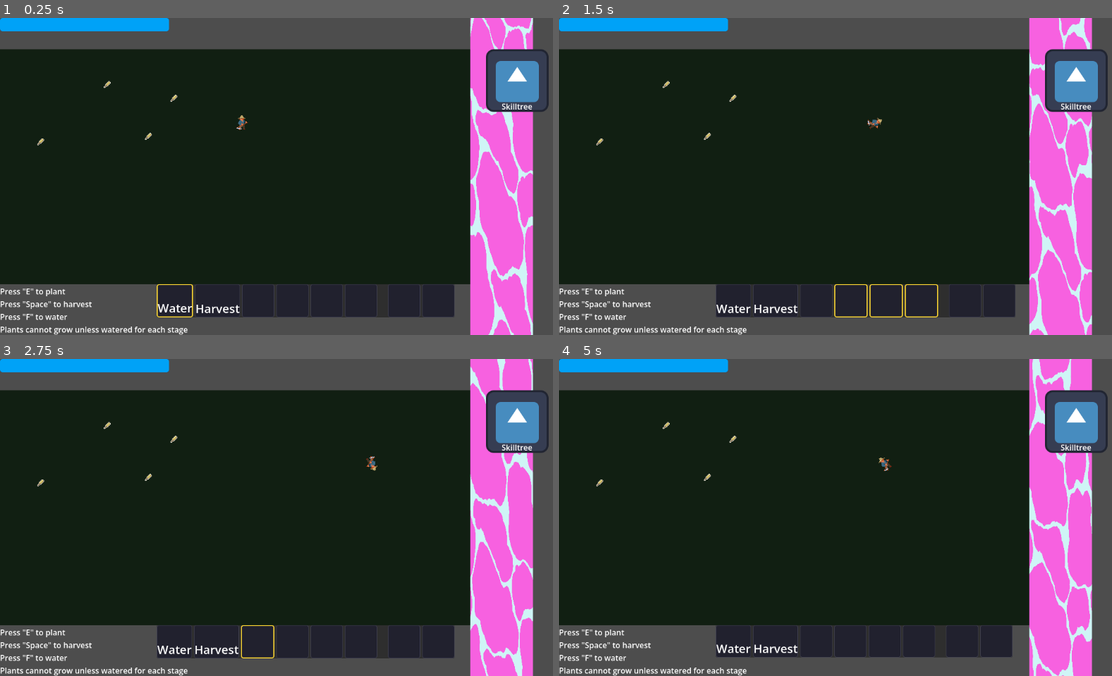
Above: before the commit, frames 1-4 (two rows, left to right).
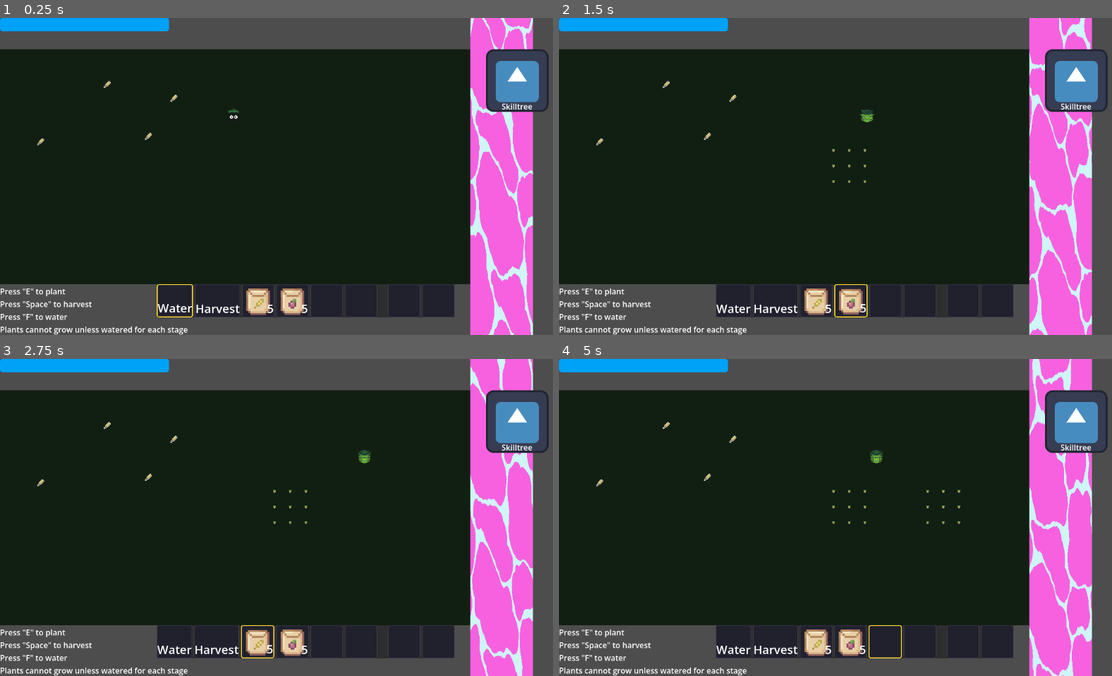
Above: after the commit, the same moments.

Repository: scumpiest/juniper-jam
Game: Godot game, scene res://scenes/main.tscn
Same seed, same stepped clock (60 frames per second), same inputs: the game is played once before the commit and once after it. The engine's default icon, where the game draws it, is replaced by a stand-in: a white triangle on a blue panel in a dark square. Sound files missing from this copy of the repository are replaced by a short silence.
Inputs (mouse positions are in pixels of both pictures, inside the frame that each line leads up to):
- Up to frame 1 (0.25 s): no input
- Up to frame 2 (1.5 s): tap E (next_slot) at 0.5, 0.8, 1.25 s; move the mouse to (962, 160) at 0.52 s; press the mouse at (962, 160) at 0.53 s; hold D (move_right) 0.53-1.25 s; release the mouse at (962, 160) at 1.25 s; drag from (730, 192) to (852, 122) at 1.27 s
- Up to frame 3 (2.75 s): tap E (next_slot) at 2 s; move the mouse to (337, 447) at 2.02 s; hold D (move_right) from 2.03 s (still down); hold Q (prev_slot) from 2.03 s (still down); tap 3 (slot_3) at 2.3 s
- Up to frame 4 (5 s): release D (move_right) at 2.75 s; release Q (prev_slot) at 2.75 s; tap E (next_slot) at 2.75, 3.5, 4.25 s; drag from (813, 580) to (935, 463) at 2.77 s; move the mouse to (1012, 565) at 3.52 s; hold A (move_left) 3.53-4.25 s; hold 4 (slot_4) 3.53-4.25 s; tap Shift (spin) at 3.8 s; drag from (669, 469) to (1062, 514) at 4.27 s

The runs differ from the first frame. In frame 1, 0.8% of the frame differs, in the area x 41-56%, y 28-94%; in frame 2, 1.1%; in frame 3, 0.9%; in frame 4, 1.4%, in the area x 28-83%, y 28-95%.

Commit message:
feat: use actual animation

Diff:
--- a/globals/GlobalData.gd
+++ b/globals/GlobalData.gd
@@ -40,13 +40,16 @@
 	harvest_tool.display_name = "Harvest"
 	hotbar_slots[1] = harvest_tool
 
+	# TODO: DELETE THIS AFTER TESTING
+	var wheat_seed := PlantDatabase.WHEAT.seed_item
+	var tomato_seed := PlantDatabase.TOMATO.seed_item
+	hotbar_slots[2] = wheat_seed
+	hotbar_slots[3] = tomato_seed
+	seed_counts[wheat_seed.id] = 5
+	seed_counts[tomato_seed.id] = 5
+
 
 func _unhandled_input(event: InputEvent) -> void:
-	if event.is_action_pressed("slot_3"):
-		plant_selected = slot_1
-	elif event.is_action_pressed("slot_4"):
-		plant_selected = slot_2
-
 	for i in HOTBAR_ITEM_SLOTS:
 		if event.is_action_pressed("slot_%d" % (i + 1)):
 			select_slot(i)
@@ -60,6 +63,9 @@
 
 func select_slot(index: int) -> void:
 	selected_slot_index = clampi(index, 0, HOTBAR_ITEM_SLOTS - 1)
+	var item: Resource = hotbar_slots[selected_slot_index]
+	if item is SeedResource:
+		plant_selected = (item as SeedResource).get_plant()
 	slot_selection_changed.emit(selected_slot_index)
 
 
--- a/scenes/Player/player.gd
+++ b/scenes/Player/player.gd
@@ -6,6 +6,7 @@
 @export var min_water_amount: float = 0.0
 @export var water_step: float = 1.0
 
+@onready var animated_sprite: AnimatedSprite2D = $AnimatedSprite2D
 @onready var _harvest_area: Area2D = $HarvestArea
 @onready var inventory_ui: CanvasLayer = $InventoryUI
 @onready var magnetic_area: CollisionShape2D = $ItemCollectionArea/CollisionShape2D
@@ -54,7 +55,8 @@
 	adjust_water(water_step)
 
 
-func try_harvest() -> void:
+func try_harvest() -> int:
+	var count := 0
 	for area in _harvest_area.get_overlapping_areas():
 		if (
 				area.is_in_group("crops")
@@ -62,6 +64,8 @@
 				and area.is_ready_to_harvest()
 		):
 			area.harvest()
+			count += 1
+	return count
 
 
 func _on_crop_entered(area: Area2D) -> void:
--- a/scenes/Player/player.tscn
+++ b/scenes/Player/player.tscn
@@ -2,7 +2,6 @@
 
 [ext_resource type="Script" uid="uid://lwh4081sy36q" path="res://scenes/Player/player.gd" id="1_g2els"]
 [ext_resource type="PackedScene" uid="uid://dsq0osu24bu06" path="res://scenes/Player/water_bar.tscn" id="2_n7rn1"]
-[ext_resource type="Texture2D" uid="uid://efthg43euj63" path="res://assets/rogues.png" id="2_qhqgy"]
 [ext_resource type="PackedScene" uid="uid://dx1rhfhqivr03" path="res://scenes/Inventory/inventory_ui.tscn" id="3_qhqgy"]
 [ext_resource type="Script" uid="uid://dcfd4qe1bdffi" path="res://scenes/States/state_machine.gd" id="4_c4h5g"]
 [ext_resource type="Script" uid="uid://ddpe8c85my62p" path="res://scenes/States/IdleState.gd" id="5_uiqp4"]
@@ -12,91 +11,196 @@
 [ext_resource type="Script" uid="uid://chcj7idnd6bgj" path="res://scenes/States/PlantingState.gd" id="9_wwtew"]
 [ext_resource type="Script" uid="uid://x1gmejvrbamt" path="res://scenes/States/SpinningState.gd" id="10_uxo23"]
 [ext_resource type="AudioStream" uid="uid://cchnsn7yhob72" path="res://assets/SFX/Footsteps.wav" id="12_jxtnq"]
-
-[sub_resource type="TileSetAtlasSource" id="TileSetAtlasSource_dqkch"]
-texture = ExtResource("2_qhqgy")
-texture_region_size = Vector2i(32, 32)
-0:0/0 = 0
-1:0/0 = 0
-2:0/0 = 0
-3:0/0 = 0
-4:0/0 = 0
-0:1/0 = 0
-1:1/0 = 0
-2:1/0 = 0
-3:1/0 = 0
-4:1/0 = 0
-0:2/0 = 0
-1:2/0 = 0
-2:2/0 = 0
-3:2/0 = 0
-4:2/0 = 0
-5:2/0 = 0
-6:2/0 = 0
-0:3/0 = 0
-1:3/0 = 0
-2:3/0 = 0
-3:3/0 = 0
-4:3/0 = 0
-5:3/0 = 0
-0:4/0 = 0
-1:4/0 = 0
-2:4/0 = 0
-3:4/0 = 0
-4:4/0 = 0
-5:4/0 = 0
-0:5/0 = 0
-1:5/0 = 0
-2:5/0 = 0
-3:5/0 = 0
-4:5/0 = 0
-5:5/0 = 0
-0:6/0 = 0
-1:6/0 = 0
-2:6/0 = 0
-3:6/0 = 0
-4:6/0 = 0
-
-[sub_resource type="TileSet" id="TileSet_bhunq"]
-tile_size = Vector2i(32, 32)
-sources/0 = SubResource("TileSetAtlasSource_dqkch")
-
-[sub_resource type="Animation" id="Animation_spin_reset"]
-length = 0.001
-tracks/0/type = "value"
-tracks/0/imported = false
-tracks/0/enabled = true
-tracks/0/path = NodePath("Visual:rotation_degrees")
-tracks/0/interp = 1
-tracks/0/loop_wrap = true
-tracks/0/keys = {
-"times": PackedFloat32Array(0),
-"transitions": PackedFloat32Array(1),
-"update": 0,
-"values": [0.0]
-}
-
-[sub_resource type="Animation" id="Animation_spin"]
-resource_name = "spin"
-length = 1.2
-tracks/0/type = "value"
-tracks/0/imported = false
-tracks/0/enabled = true
-tracks/0/path = NodePath("Visual:rotation_degrees")
-tracks/0/interp = 1
-tracks/0/loop_wrap = true
-tracks/0/keys = {
-"times": PackedFloat32Array(0, 1.2),
-"transitions": PackedFloat32Array(1, 1),
-"update": 0,
-"values": [0.0, 360.0]
-}
-
-[sub_resource type="AnimationLibrary" id="AnimationLibrary_player"]
-_data = {
-&"RESET": SubResource("Animation_spin_reset"),
-&"spin": SubResource("Animation_spin")
-}
+[ext_resource type="Texture2D" uid="uid://h4bmkru2jcb4" path="res://assets/leaf.png" id="12_t6q27"]
+[ext_resource type="Texture2D" uid="uid://dmm8hmuxgv00m" path="res://assets/player.png" id="13_jxtnq"]
+[ext_resource type="Texture2D" uid="uid://c8o4gfpys6tse" path="res://assets/water.png" id="14_water"]
+[ext_resource type="Texture2D" uid="uid://cgo5oyrot8u2i" path="res://assets/seeds.png" id="15_seeds"]
+
+[sub_resource type="AtlasTexture" id="AtlasTexture_7tfl1"]
+atlas = ExtResource("13_jxtnq")
+region = Rect2(33, 1, 32, 32)
+
+[sub_resource type="AtlasTexture" id="AtlasTexture_jxtnq"]
+atlas = ExtResource("13_jxtnq")
+region = Rect2(65, 1, 32, 32)
+
+[sub_resource type="AtlasTexture" id="AtlasTexture_43ckd"]
+atlas = ExtResource("13_jxtnq")
+region = Rect2(33, 1, 32, 32)
+
+[sub_resource type="AtlasTexture" id="AtlasTexture_cctgl"]
+atlas = ExtResource("13_jxtnq")
+region = Rect2(65, 1, 32, 32)
+
+[sub_resource type="AtlasTexture" id="AtlasTexture_an8q1"]
+atlas = ExtResource("13_jxtnq")
+region = Rect2(161, 1, 32, 32)
+
+[sub_resource type="AtlasTexture" id="AtlasTexture_hxkm2"]
+atlas = ExtResource("13_jxtnq")
+region = Rect2(193, 1, 32, 32)
+
+[sub_resource type="AtlasTexture" id="AtlasTexture_18ciy"]
+atlas = ExtResource("13_jxtnq")
+region = Rect2(97, 1, 32, 32)
+
+[sub_resource type="AtlasTexture" id="AtlasTexture_cg2hl"]
+atlas = ExtResource("13_jxtnq")
+region = Rect2(129, 1, 32, 32)
+
+[sub_resource type="AtlasTexture" id="AtlasTexture_o05ft"]
+atlas = ExtResource("13_jxtnq")
+region = Rect2(225, 1, 32, 32)
+
+[sub_resource type="AtlasTexture" id="AtlasTexture_nbg44"]
+atlas = ExtResource("13_jxtnq")
+region = Rect2(257, 1, 32, 32)
+
+[sub_resource type="AtlasTexture" id="AtlasTexture_t6q27"]
+atlas = ExtResource("13_jxtnq")
+region = Rect2(97, 33, 32, 32)
+
+[sub_resource type="AtlasTexture" id="AtlasTexture_wyey8"]
+atlas = ExtResource("13_jxtnq")
+region = Rect2(65, 33, 32, 32)
+
+[sub_resource type="AtlasTexture" id="AtlasTexture_1bwnf"]
+atlas = ExtResource("13_jxtnq")
+region = Rect2(33, 33, 32, 32)
+
+[sub_resource type="AtlasTexture" id="AtlasTexture_tayva"]
+atlas = ExtResource("13_jxtnq")
+region = Rect2(1, 33, 32, 32)
+
+[sub_resource type="AtlasTexture" id="AtlasTexture_x8khf"]
+atlas = ExtResource("13_jxtnq")
+region = Rect2(129, 33, 32, 32)
+
+[sub_resource type="AtlasTexture" id="AtlasTexture_aciub"]
+atlas = ExtResource("13_jxtnq")
+region = Rect2(161, 33, 32, 32)
+
+[sub_resource type="AtlasTexture" id="AtlasTexture_hk2ix"]
+atlas = ExtResource("13_jxtnq")
+region = Rect2(193, 33, 32, 32)
+
+[sub_resource type="SpriteFrames" id="SpriteFrames_riqys"]
+animations = [{
+"frames": [{
+"duration": 1.0,
+"texture": SubResource("AtlasTexture_7tfl1")
+}, {
+"duration": 1.0,
+"texture": SubResource("AtlasTexture_jxtnq")
+}],
+"loop": 1,
+"name": &"idle",
+"speed": 5.0
+}, {
+"frames": [{
+"duration": 1.0,
+"texture": SubResource("AtlasTexture_43ckd")
+}, {
+"duration": 1.0,
+"texture": SubResource("AtlasTexture_cctgl")
+}],
+"loop": 1,
+"name": &"move_down",
+"speed": 5.0
+}, {
+"frames": [{
+"duration": 1.0,
+"texture": SubResource("AtlasTexture_an8q1")
+}, {
+"duration": 1.0,
+"texture": SubResource("AtlasTexture_hxkm2")
+}],
+"loop": 1,
+"name": &"move_left",
+"speed": 5.0
+}, {
+"frames": [{
+"duration": 1.0,
+"texture": SubResource("AtlasTexture_18ciy")
+}, {
+"duration": 1.0,
+"texture": SubResource("AtlasTexture_cg2hl")
+}],
+"loop": 1,
+"name": &"move_right",
+"speed": 5.0
+}, {
+"frames": [{
+"duration": 1.0,
+"texture": SubResource("AtlasTexture_o05ft")
+}, {
+"duration": 1.0,
+"texture": SubResource("AtlasTexture_nbg44")
+}],
+"loop": 1,
+"name": &"move_up",
+"speed": 5.0
+}, {
+"frames": [{
+"duration": 1.0,
+"texture": SubResource("AtlasTexture_t6q27")
+}, {
+"duration": 1.0,
+"texture": SubResource("AtlasTexture_wyey8")
+}, {
+"duration": 1.0,
+"texture": SubResource("AtlasTexture_1bwnf")
+}, {
+"duration": 1.0,
+"texture": SubResource("AtlasTexture_tayva")
+}],
+"loop": 0,
+"name": &"spin_end",
+"speed": 5.0
+}, {
+"frames": [{
+"duration": 1.0,
+"texture": SubResource("AtlasTexture_x8khf")
+}, {
+"duration": 1.0,
+"texture": SubResource("AtlasTexture_aciub")
+}, {
+"duration": 1.0,
+"texture": SubResource("AtlasTexture_hk2ix")
+}, {
+"duration": 1.0,
+"texture": SubResource("AtlasTexture_aciub")
+}],
+"loop": 1,
+"name": &"spin_loop",
+"speed": 5.0
+}, {
+"frames": [{
+"duration": 1.0,
+"texture": SubResource("AtlasTexture_tayva")
+}, {
+"duration": 1.0,
+"texture": SubResource("AtlasTexture_1bwnf")
+}, {
+"duration": 1.0,
+"texture": SubResource("AtlasTexture_wyey8")
+}, {
+"duration": 1.0,
+"texture": SubResource("AtlasTexture_t6q27")
+}, {
+"duration": 1.0,
+"texture": SubResource("AtlasTexture_x8khf")
+}, {
+"duration": 1.0,
+"texture": SubResource("AtlasTexture_aciub")
+}, {
+"duration": 1.0,
+"texture": SubResource("AtlasTexture_hk2ix")
+}],
+"loop": 0,
+"name": &"spin_start",
+"speed": 5.0
+}]
 
 [sub_resource type="RectangleShape2D" id="RectangleShape2D_bhunq"]
 size = Vector2(32, 32)
@@ -115,22 +219,14 @@
 collision_mask = 2
 script = ExtResource("1_g2els")
 
+[node name="AnimatedSprite2D" type="AnimatedSprite2D" parent="." unique_id=137338734]
+sprite_frames = SubResource("SpriteFrames_riqys")
+animation = &"idle"
+
 [node name="HUD" type="CanvasLayer" parent="." unique_id=259641274]
 
 [node name="WaterBar" parent="HUD" unique_id=126814170 node_paths=PackedStringArray("player") instance=ExtResource("2_n7rn1")]
 player = NodePath("../..")
-
-[node name="Visual" type="Node2D" parent="." unique_id=930348044]
-position = Vector2(16, 16)
-
-[node name="TileMapLayer" type="TileMapLayer" parent="Visual" unique_id=930348045]
-position = Vector2(-16, -16)
-tile_map_data = PackedByteArray(0, 0, 0, 0, 0, 0, 0, 0, 1, 0, 5, 0, 0, 0)
-tile_set = SubResource("TileSet_bhunq")
-
-[node name="AnimationPlayer" type="AnimationPlayer" parent="." unique_id=930348046]
-libraries/ = SubResource("AnimationLibrary_player")
-autoplay = &"RESET"
 
 [node name="CollisionShape2D" type="CollisionShape2D" parent="." unique_id=2021919886]
 position = Vector2(16, 16)
@@ -199,11 +295,24 @@
 script = ExtResource("9_wwtew")
 metadata/_custom_type_script = "uid://chcj7idnd6bgj"
 
-[node name="SpinningState" type="Node" parent="StateMachine" unique_id=82780980 node_paths=PackedStringArray("player", "animation_player")]
+[node name="SpinningState" type="Node" parent="StateMachine" unique_id=82780980 node_paths=PackedStringArray("player", "action_particles")]
 script = ExtResource("10_uxo23")
 player = NodePath("../..")
-animation_player = NodePath("../../AnimationPlayer")
-spin_duration = 5.0
+action_particles = NodePath("../../SpinHarvestParticles")
+metadata/_custom_type_script = "uid://x1gmejvrbamt"
+
+[node name="WateringSpinState" type="Node" parent="StateMachine" unique_id=394820014 node_paths=PackedStringArray("player", "action_particles")]
+script = ExtResource("10_uxo23")
+player = NodePath("../..")
+action_type = 1
+action_particles = NodePath("../../SpinWaterParticles")
+metadata/_custom_type_script = "uid://x1gmejvrbamt"
+
+[node name="PlantingSpinState" type="Node" parent="StateMachine" unique_id=394820015 node_paths=PackedStringArray("player", "action_particles")]
+script = ExtResource("10_uxo23")
+player = NodePath("../..")
+action_type = 2
+action_particles = NodePath("../../SpinPlantParticles")
 metadata/_custom_type_script = "uid://x1gmejvrbamt"
 
 [node name="ItemCollectionArea" type="Area2D" parent="." unique_id=330695041]
@@ -214,6 +323,57 @@
 position = Vector2(16, 16)
 shape = SubResource("CircleShape2D_xv227")
 
+[node name="SpinHarvestParticles" type="CPUParticles2D" parent="." unique_id=394820011]
+position = Vector2(16, 16)
+emitting = false
+amount = 25
+texture = ExtResource("12_t6q27")
+lifetime = 0.6
+one_shot = true
+explosiveness = 0.9
+direction = Vector2(0, -1)
+spread = 180.0
+gravity = Vector2(0, 300)
+initial_velocity_min = 60.0
+initial_velocity_max = 160.0
+scale_amount_min = 2.0
+scale_amount_max = 4.0
+color = Color(0.388235, 0.792157, 0.356863, 1)
+
+[node name="SpinWaterParticles" type="CPUParticles2D" parent="." unique_id=394820012]
+position = Vector2(16, 16)
+emitting = false
+amount = 25
+texture = ExtResource("14_water")
+lifetime = 0.6
+one_shot = true
+explosiveness = 0.9
+direction = Vector2(0, -1)
+spread = 180.0
+gravity = Vector2(0, 300)
+initial_velocity_min = 60.0
+initial_velocity_max = 160.0
+scale_amount_min = 2.0
+scale_amount_max = 4.0
+color = Color(0.27451, 0.619608, 0.890196, 1)
+
+[node name="SpinPlantParticles" type="CPUParticles2D" parent="." unique_id=394820013]
+position = Vector2(16, 16)
+emitting = false
+amount = 25
+texture = ExtResource("15_seeds")
+lifetime = 0.6
+one_shot = true
+explosiveness = 0.9
+direction = Vector2(0, -1)
+spread = 180.0
+gravity = Vector2(0, 300)
+initial_velocity_min = 60.0
+initial_velocity_max = 160.0
+scale_amount_min = 2.0
+scale_amount_max = 4.0
+color = Color(0.741176, 0.560784, 0.290196, 1)
+
 [node name="FootStepSound" type="AudioStreamPlayer" parent="." unique_id=628354522]
 stream = SubResource("AudioStreamRandomizer_uxo23")
 
--- a/scenes/States/IdleState.gd
+++ b/scenes/States/IdleState.gd
@@ -8,6 +8,7 @@
 func enter():
 	if player:
 		player.velocity = Vector2.ZERO
+		player.animated_sprite.play(&"idle")
 
 
 func physics_update(_delta: float):
@@ -20,6 +21,21 @@
 
 
 func _input(event: InputEvent) -> void:
-	if player and player.get_can_move():
-		if event.is_action_pressed("action") or event.is_action_pressed("spin"):
-			transitioned.emit(self, "SpinningState")
+	if not player or not player.get_can_move():
+		return
+	if event.is_action_pressed("spin"):
+		transitioned.emit(self, "SpinningState")
+	elif event.is_action_pressed("action"):
+		_handle_action()
+
+
+func _handle_action() -> void:
+	var item: Resource = GlobalData.get_active_slot_item()
+	if item is ToolResource:
+		match (item as ToolResource).tool_type:
+			ToolResource.ToolType.HARVEST:
+				transitioned.emit(self, "SpinningState")
+			ToolResource.ToolType.WATER:
+				transitioned.emit(self, "WateringSpinState")
+	elif item is SeedResource:
+		transitioned.emit(self, "PlantingSpinState")
--- a/scenes/States/MovingState.gd
+++ b/scenes/States/MovingState.gd
@@ -6,21 +6,46 @@
 @export var player: CharacterBody2D
 
 
-func enter():
+func enter() -> void:
 	pass
 
 
-func physics_update(_delta: float):
+func physics_update(_delta: float) -> void:
 	if player and player.get_can_move():
 		var direction := Input.get_vector("move_left", "move_right", "move_up", "move_down")
 		player.velocity = direction * player.speed
 		player.move_and_slide()
 
-		if direction == Vector2.ZERO:
+		if direction != Vector2.ZERO:
+			_play_direction_anim(direction)
+		else:
 			transitioned.emit(self, "IdleState")
 
 
 func _input(event: InputEvent) -> void:
-	if player and player.get_can_move():
-		if event.is_action_pressed("action") or event.is_action_pressed("spin"):
-			transitioned.emit(self, "SpinningState")
+	if not player or not player.get_can_move():
+		return
+	if event.is_action_pressed("spin"):
+		transitioned.emit(self, "SpinningState")
+	elif event.is_action_pressed("action"):
+		_handle_action()
+
+
+func _handle_action() -> void:
+	var item: Resource = GlobalData.get_active_slot_item()
+	if item is ToolResource:
+		match (item as ToolResource).tool_type:
+			ToolResource.ToolType.HARVEST:
+				transitioned.emit(self, "SpinningState")
+			ToolResource.ToolType.WATER:
+				player.try_water()
+	elif item is SeedResource:
+		player.try_plant_seed()
+
+
+func _play_direction_anim(dir: Vector2) -> void:
+	var sprite: AnimatedSprite2D = player.animated_sprite
+	if abs(dir.x) >= abs(dir.y):
+		sprite.play(&"move_right" if dir.x > 0 else &"move_left")
+	else:
+		sprite.play(&"move_down" if dir.y > 0 else &"move_up")
--- a/scenes/States/SpinningState.gd
+++ b/scenes/States/SpinningState.gd
@@ -2,17 +2,22 @@
 
 class_name SpinningState
 
+enum ActionType { HARVEST, WATER, PLANT }
+
 @export var player: CharacterBody2D
-@export var animation_player: AnimationPlayer
-@export var spin_duration: float = 5
+@export var action_type: ActionType = ActionType.HARVEST
+@export var action_particles: CPUParticles2D
+@export var spin_duration: float = 5.0
 @export var spin_speed_multiplier: float = 1.5
 @export var spin_cooldown_time: float = 2.0
 @export var movement_acceleration: float = 400.0
 @export var movement_deceleration: float = 600.0
+@export var harvest_interval: float = 0.3
 
 var _is_spinning: bool = false
 var _spin_time_left: float = 0.0
 var _cooldown_until_msec: int = 0
+var _harvest_timer: float = 0.0
 
 
 func enter() -> void:
@@ -26,7 +31,13 @@
 
 	_is_spinning = true
 	_spin_time_left = spin_duration
-	_play_spin_animation()
+	_harvest_timer = 0.0
+	_play_spin_start()
+
+
+func exit() -> void:
+	if _is_spinning:
+		_end_spin()
 
 
 func update(delta: float) -> void:
@@ -34,17 +45,13 @@
 		return
 
 	if GlobalData.is_feature_unlocked(Upgrade.Type.UNLOCK_SPIN_HOLD):
-		if Input.is_action_pressed("spin"):
-			if animation_player and not animation_player.is_playing():
-				_play_spin_animation()
-			return
-		_end_spin()
-		_transition_to_movement_state()
+		if not Input.is_action_pressed("spin"):
+			_end_spin()
+			_transition_to_movement_state()
 		return
 
 	_spin_time_left -= delta
 	if _spin_time_left <= 0.0:
-		_is_spinning = false
 		_end_spin()
 		_transition_to_movement_state()
 
@@ -62,22 +69,47 @@
 
 	player.move_and_slide()
 
+	_harvest_timer -= delta
+	if _harvest_timer <= 0.0:
+		_harvest_timer = harvest_interval
+		if _perform_action() and action_particles:
+			action_particles.restart()
 
-func _play_spin_animation() -> void:
-	if animation_player and animation_player.has_animation(&"spin"):
-		var anim_length := animation_player.get_animation(&"spin").length
-		animation_player.speed_scale = anim_length / spin_duration if spin_duration > 0.0 else 1.0
-		animation_player.play(&"spin")
+
+func _perform_action() -> bool:
+	match action_type:
+		ActionType.HARVEST:
+			return player.try_harvest() > 0
+		ActionType.WATER:
+			player.try_water()
+			return true
+		ActionType.PLANT:
+			player.try_plant_seed()
+			return true
+	return false
+
+
+func _play_spin_start() -> void:
+	var sprite: AnimatedSprite2D = player.animated_sprite
+	if not sprite.animation_finished.is_connected(_on_spin_start_finished):
+		sprite.animation_finished.connect(_on_spin_start_finished, CONNECT_ONE_SHOT)
+	sprite.play(&"spin_start")
+
+
+func _on_spin_start_finished() -> void:
+	if _is_spinning and player and player.animated_sprite.animation == &"spin_start":
+		player.animated_sprite.play(&"spin_loop")
 
 
 func _end_spin() -> void:
 	_is_spinning = false
 	_spin_time_left = 0.0
-	if animation_player:
-		animation_player.speed_scale = 1.0
-		if animation_player.has_animation(&"RESET"):
-			animation_player.play(&"RESET")
 	_cooldown_until_msec = Time.get_ticks_msec() + int(spin_cooldown_time * 1000.0)
+	if player:
+		var sprite: AnimatedSprite2D = player.animated_sprite
+		if sprite.animation_finished.is_connected(_on_spin_start_finished):
+			sprite.animation_finished.disconnect(_on_spin_start_finished)
+		sprite.play(&"spin_end")
 
 
 func _is_on_cooldown() -> bool:
--- a/scenes/States/state_machine.gd
+++ b/scenes/States/state_machine.gd
@@ -12,8 +12,8 @@
 			child.transitioned.connect(_on_child_transition)
 
 	if initial_state:
-		initial_state.enter()
 		current_state = initial_state
+		initial_state.enter.call_deferred()
 
 func _process(delta: float) -> void:
 	if current_state:
--- a/scenes/UI/hotbar.tscn
+++ b/scenes/UI/hotbar.tscn
@@ -38,11 +38,11 @@
 
 [node name="Slot5" parent="HBoxContainer2/HBoxContainer" unique_id=1171020822 instance=ExtResource("1_yj1xu")]
 layout_mode = 2
-slot_index = 3
+slot_index = 4
 
 [node name="Slot6" parent="HBoxContainer2/HBoxContainer" unique_id=1164011280 instance=ExtResource("1_yj1xu")]
 layout_mode = 2
-slot_index = 3
+slot_index = 5
 
 [node name="HBoxContainer2" type="HBoxContainer" parent="HBoxContainer2" unique_id=253175219]
 layout_mode = 2
Binary file added: assets/leaf.png
Not shown, added: assets/leaf.png.import
Binary file added: assets/player.png
Not shown, added: assets/player.png.import
Binary file added: assets/seeds.png
Not shown, added: assets/seeds.png.import
Binary file added: assets/water.png
Not shown, added: assets/water.png.import
